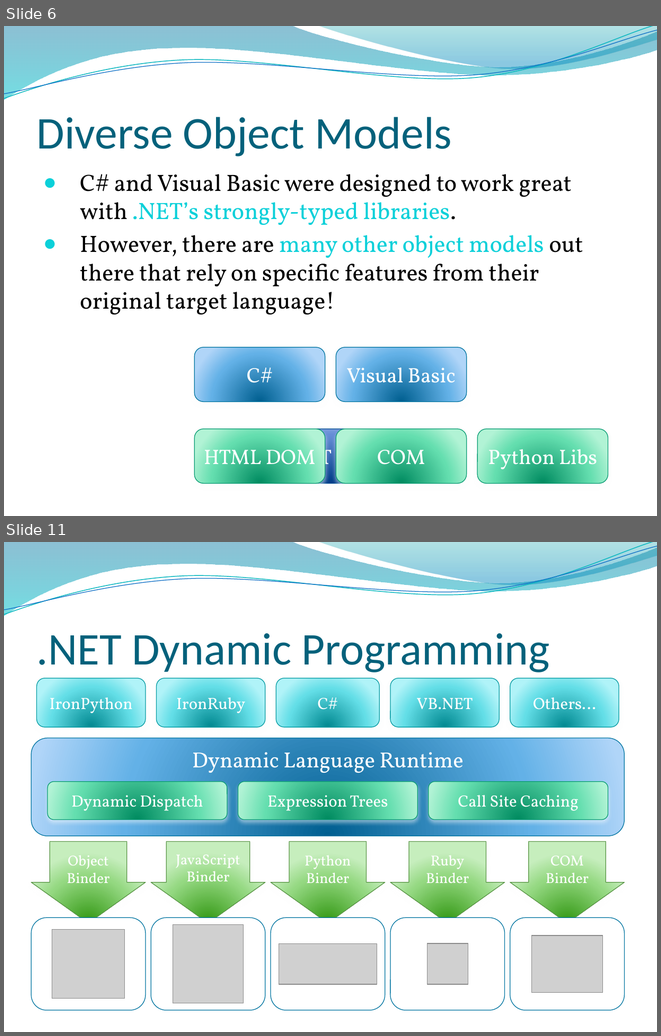
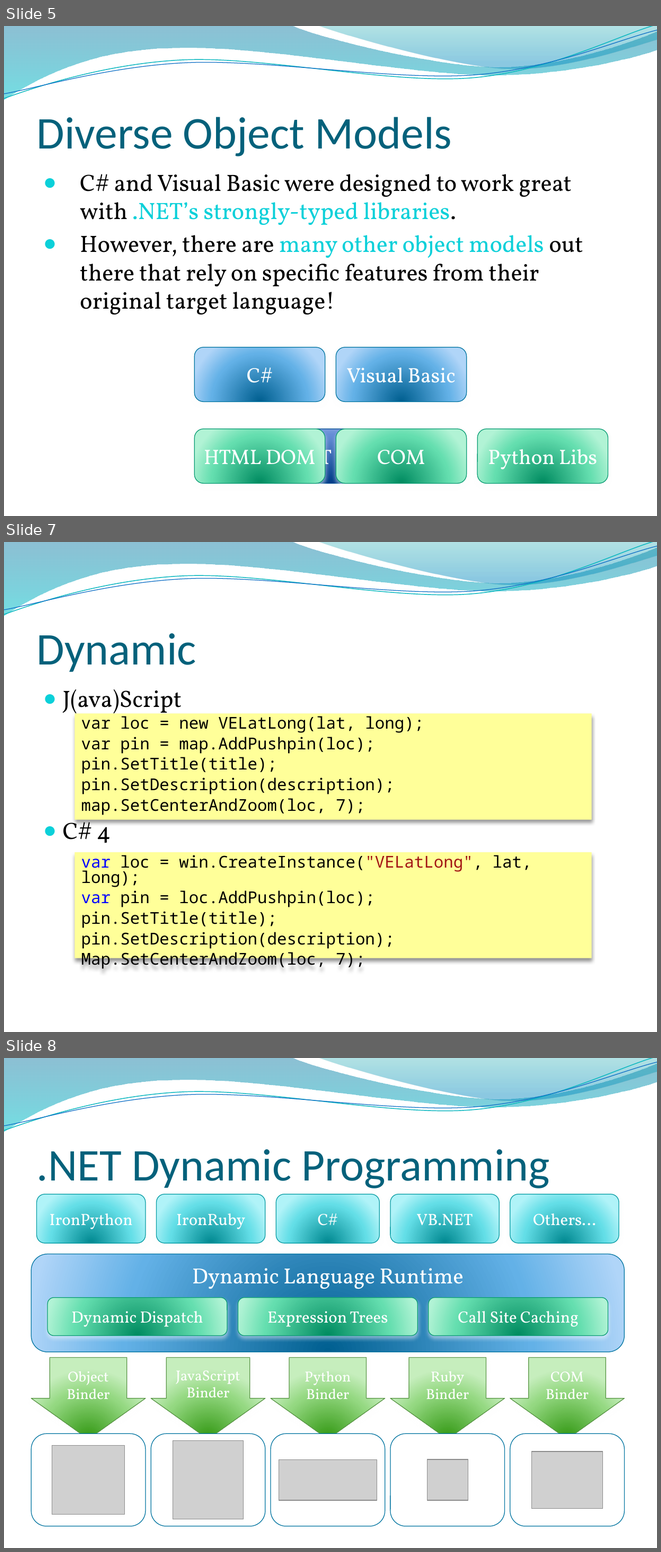
Before and after one commit to dahlbyk/Presentations, a slide deck: DLR/KDahlby.201006.KCDC.DLR.pptx. Shown one above the other, each under a label of ours: slides 6 and 11 before the commit, slides 5, 7 and 8 after it; the slides between them are not shown. The pictures are 661x1036 and 661x1552 pixels, drawn with LibreOffice and Linux fonts; fonts in the diff are those of the drawing; grey boxes stand for pictures; background and template pictures are left out. Boxes give left, top, right and bottom in pixels: in the first picture for what was removed or moved away, otherwise in the second. Text is boxed around its words. In the diff, an @@ line names an element or a change of style, - is before the commit and + after.

```diff
--- a/DLR/KDahlby.201006.KCDC.DLR.pptx
+++ b/DLR/KDahlby.201006.KCDC.DLR.pptx
@@ slide 7 added at bbox=[4, 542, 657, 1032], background picture (left out); not listed: 4 template elements that a slide beside it also shows @@
@@ title added at bbox=[37, 633, 196, 672], 50 pt, text #04617B @@
+Dynamic
@@ text added at bbox=[63, 689, 182, 843], 26 pt, text #000000 @@
+● J(ava)Script
+● C# 4
@@ rectangle added at bbox=[74, 713, 592, 819], fill #FFFF99, 18 pt, text #000000 @@
+var loc = new VELatLong(lat, long);
+var pin = map.AddPushpin(loc);
+pin.SetTitle(title);
+pin.SetDescription(description);
+map.SetCenterAndZoom(loc, 7);
@@ rectangle added at bbox=[74, 852, 592, 958], fill #FFFF99, 18 pt, text #000000 @@
+var loc = win.CreateInstance("VELatLong", lat, long);
+var pin = loc.AddPushpin(loc);
+pin.SetTitle(title);
+pin.SetDescription(description);
+Map.SetCenterAndZoom(loc, 7);
@@ what was slide 6 is now slide 5 @@
@@ what was slide 11 is now slide 8 @@
```
Also in this commit, not shown: 1 slide changed, 2 slides removed.
